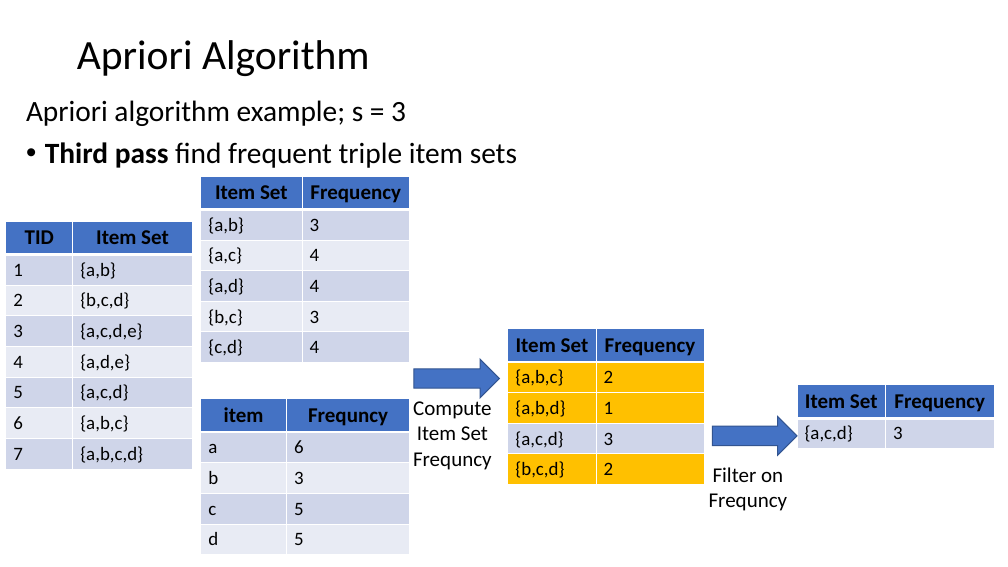
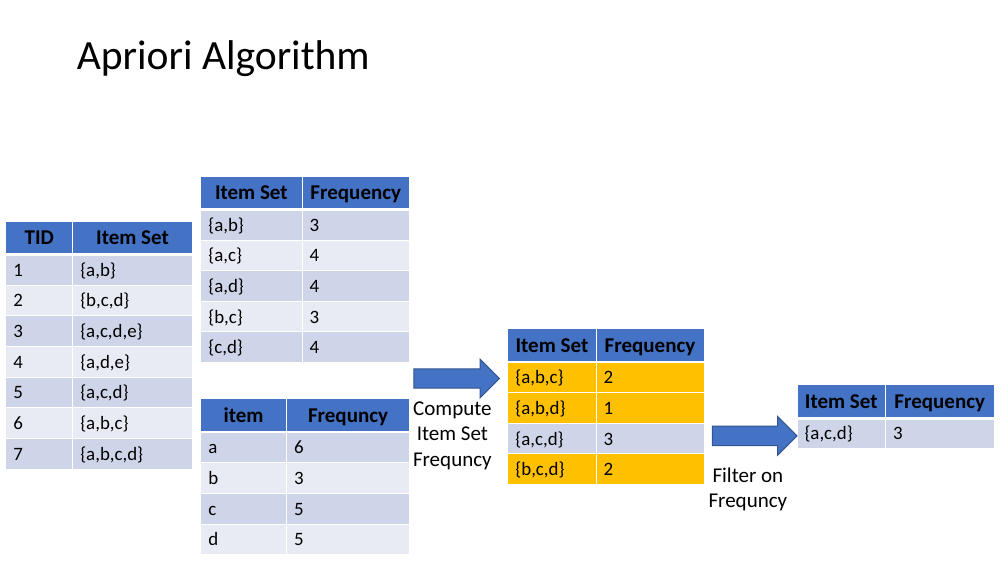
Before and after one commit to StephenElston/CSCI-E-108, a slide deck: slide 15 of slides/13_AssociationsFrequentItems.pptx. Drawn at 1008x567 pixels with LibreOffice and Linux fonts; fonts in the diff are those of the drawing; grey boxes stand for pictures. Boxes give left, top, right and bottom in pixels: in the first picture for what was removed or moved away, otherwise in the second. Text is boxed around its words. In the diff, an @@ line names an element or a change of style, - is before the commit and + after.

```diff
--- a/slides/13_AssociationsFrequentItems.pptx
+++ b/slides/13_AssociationsFrequentItems.pptx
@@ text removed at [26, 100, 517, 168] @@
-Apriori algorithm example; s = 3
-• Third pass find frequent triple item sets
```
Also in this commit, not shown: 8 other slides changed.
